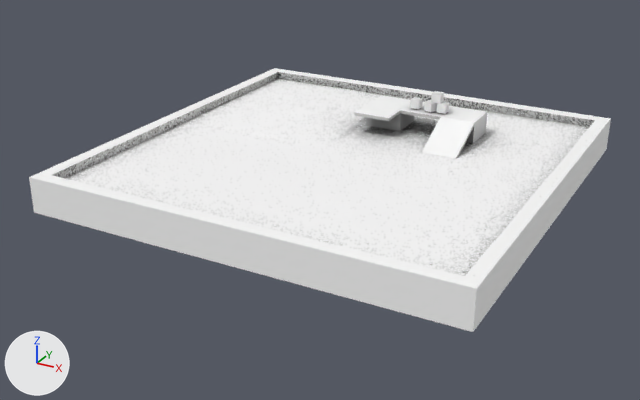
An edit to the Blender file assets/Tank.blend, drawn before and after from the same camera.
One viewpoint serves both versions: a 50 mm camera at (1.9, -3.72, 1.57) aimed at (-0.06, -0.16, -0.21). Lighting does not change. The marker at lower left points along +X, +Y and +Z. The first picture is the older version.

The first picture shows 'SM_ground', 'SM_ramp' and 4 more.
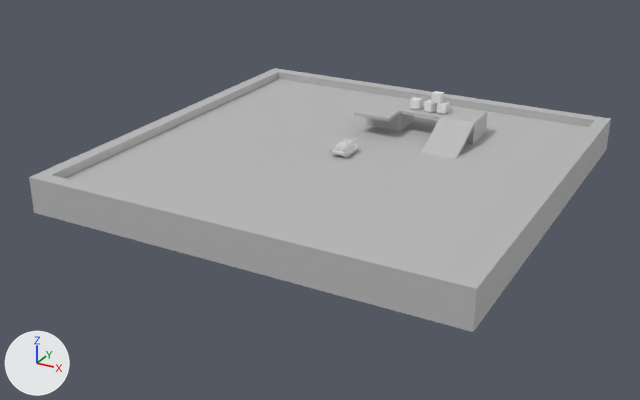
Location of each change, (x1, y1, x2, y2) in pixels of the pictures (640 x 400 px):
'SM_ground', surface changed (white to grey): (29, 68, 611, 332) in both
'SM_ramp', surface changed (white to grey): (354, 95, 487, 159) in both
'tank', added: after (330, 137, 359, 158)

What changed in the scene script:
```text
Change mat_terrain:
    remove mat_terrain.texture = img_terrain
    add mat_terrain.base_color = (0.5, 0.5, 0.5)  # grey #bcbcbc
Add mat_tank:
    mat_tank = principled_material('tank')
    mat_tank.base_color = (0.8, 0.8, 0.8)  # white #e7e7e7
Add me_tank:
    me_tank.from_pydata(...)  # 12207 vertices, 24723 faces; spans x -0.045..0.045, y -0.079..0.127, z 0.0..0.082
    me_tank.materials.append(mat_tank)  # its picture is missing
Add ob_tank:
    ob_tank = bpy.data.objects.new('tank', me_tank)
    ob_tank.location = (0.0, 0.0, 0.0)
```
